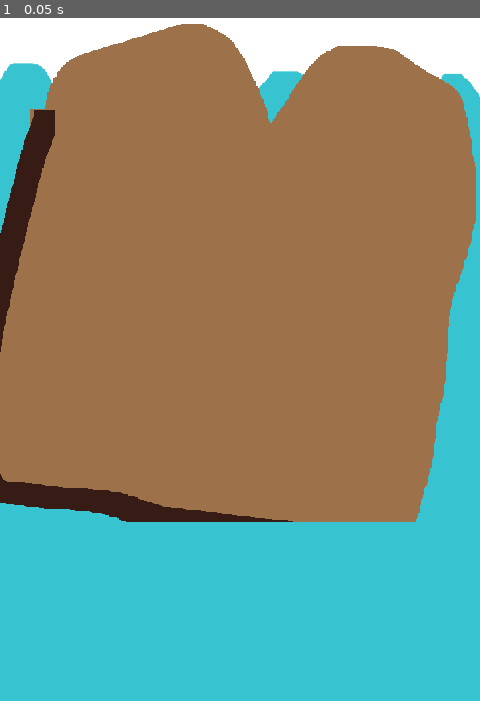
Above: before the commit, frame 1.
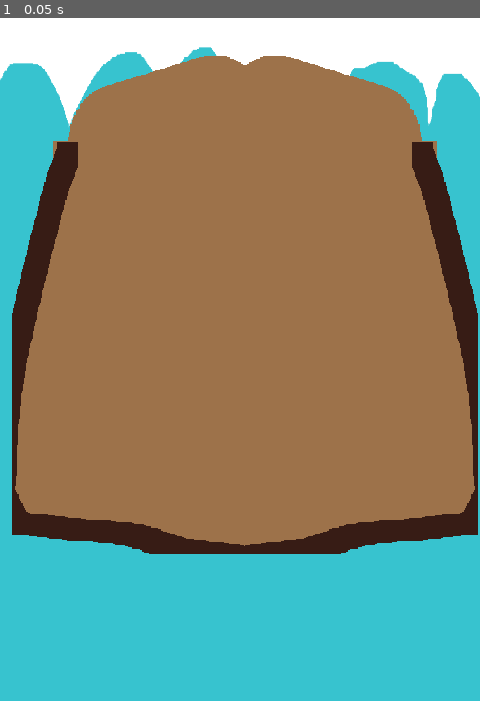
Above: after the commit, the same moment.

Repository: NicoHeinola/BreadSlicerIdle
Game: Godot game, scene res://scripts/scenes/main.tscn
Same seed, same stepped clock (60 frames per second), same inputs: the game is played once before the commit and once after it.
Inputs:
- Up to frame 1 (0.05 s): no input

The runs differ from the first frame. In frame 1, 19% of the frame differs, in the area x 0-100%, y 0-79%.

Commit message:
Added: Bread

Diff:
--- /dev/null
+++ b/scripts/bread/Bread.gd
@@ -0,0 +1,18 @@
+extends Node2D
+class_name Bread
+
+var bread_textures: Array = [
+	{
+		"texture": preload("res://graphics/breads/bread-1.png"),
+	}
+]
+
+@onready var image_left_node: Sprite2D = $"ImageLeft"
+@onready var image_right_node: Sprite2D = $"ImageRight"
+
+func set_texture(texture: Texture2D) -> void:
+	image_left_node.texture = texture
+	image_right_node.texture = texture
+
+func _ready() -> void:
+	set_texture(bread_textures[0]["texture"])
--- /dev/null
+++ b/scripts/bread/Bread.tscn
@@ -0,0 +1,14 @@
+[gd_scene load_steps=2 format=3 uid="uid://bwgsjk8akcba8"]
+
+[ext_resource type="Script" path="res://scripts/bread/Bread.gd" id="1_vmsay"]
+
+[node name="bread" type="Node2D"]
+z_index = 5
+position = Vector2(129, 403)
+script = ExtResource("1_vmsay")
+
+[node name="ImageLeft" type="Sprite2D" parent="."]
+
+[node name="ImageRight" type="Sprite2D" parent="."]
+position = Vector2(232, 0)
+flip_h = true
--- a/scripts/scenes/main.tscn
+++ b/scripts/scenes/main.tscn
@@ -1,7 +1,7 @@
 [gd_scene load_steps=3 format=3 uid="uid://dv6mgjn6lm01h"]
 
 [ext_resource type="Texture2D" uid="uid://bw7tav0u2nd85" path="res://graphics/bg/bg-1.png" id="1_140xw"]
-[ext_resource type="Texture2D" uid="uid://d17myda7pwl1t" path="res://graphics/breads/bread-1.png" id="1_b0jdx"]
+[ext_resource type="PackedScene" uid="uid://bwgsjk8akcba8" path="res://scripts/bread/Bread.tscn" id="2_ef2pw"]
 
 [node name="Main" type="Node2D"]
 
@@ -20,7 +20,4 @@
 texture = ExtResource("1_140xw")
 expand_mode = 5
 
-[node name="Bread-1" type="Sprite2D" parent="CanvasLayer"]
-z_index = 5
-position = Vector2(239, 371)
-texture = ExtResource("1_b0jdx")
+[node name="bread" parent="CanvasLayer" instance=ExtResource("2_ef2pw")]
Binary file changed: graphics/breads/bread-1.png
